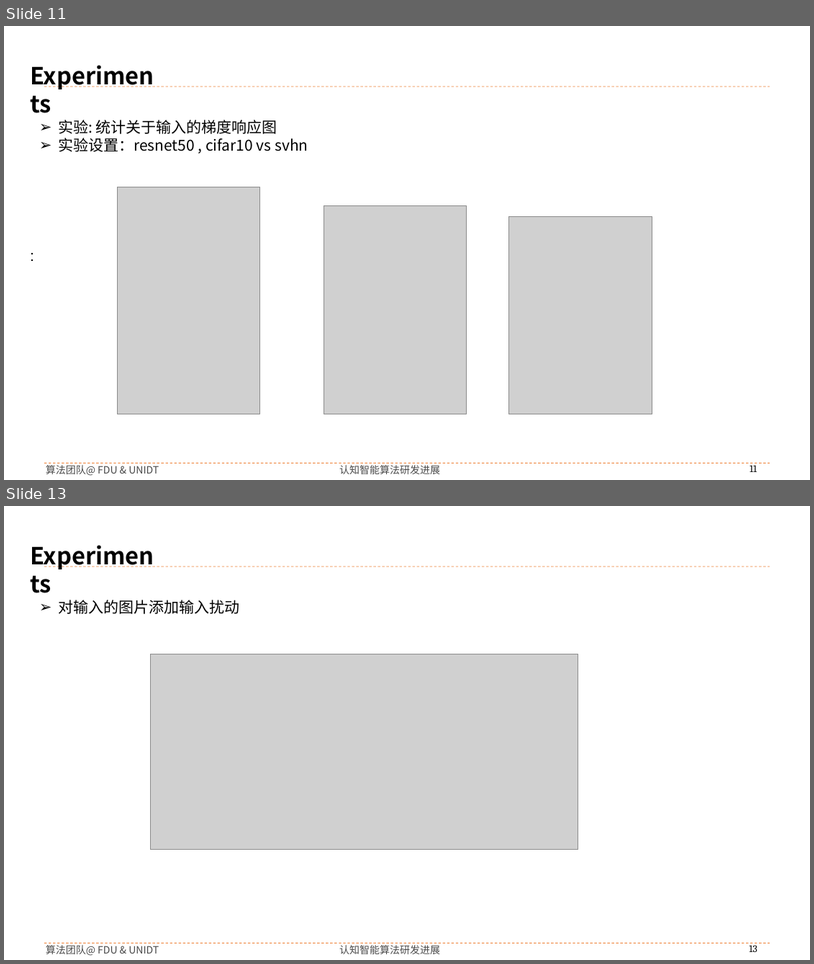
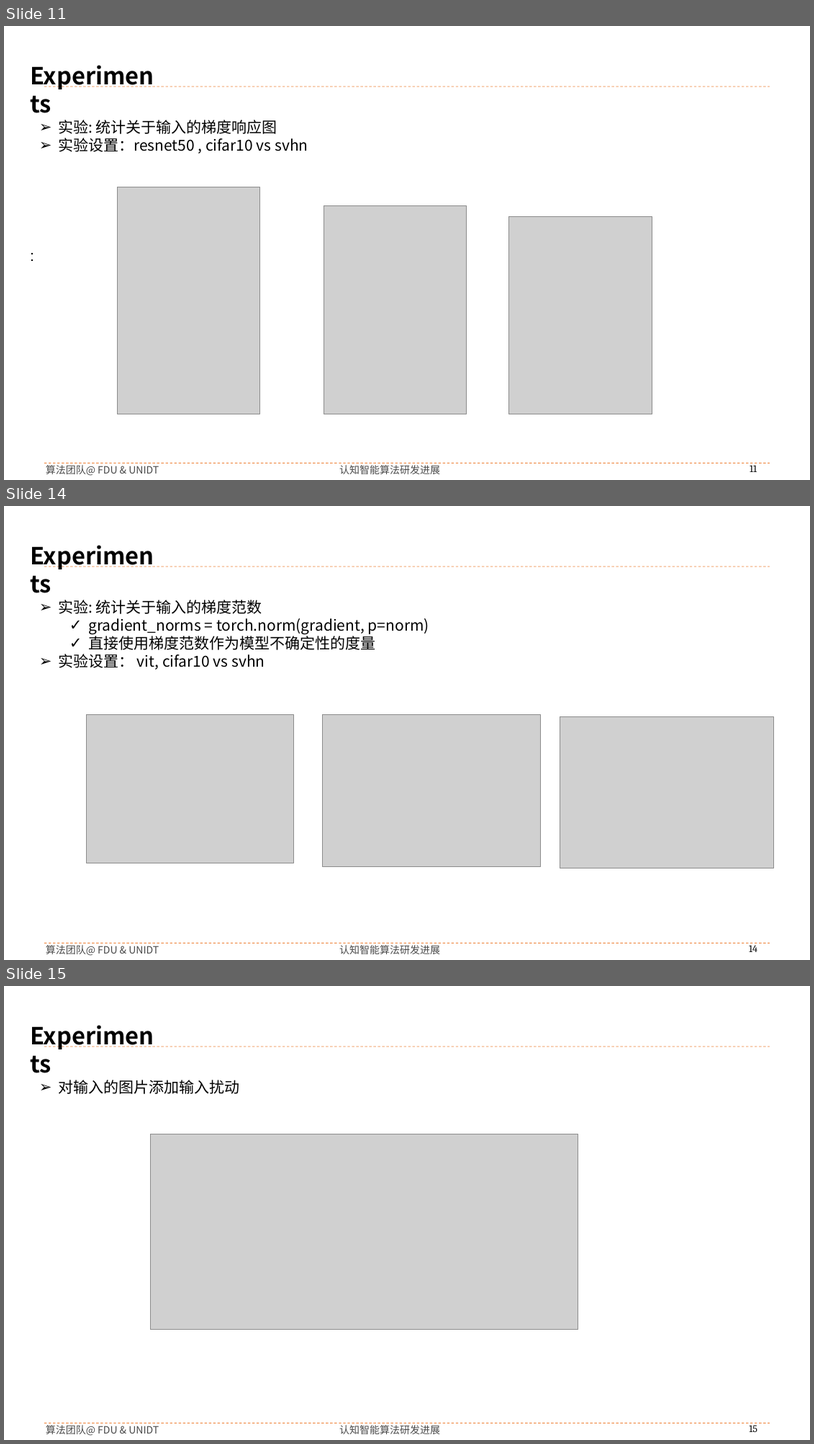
Before and after one commit to buyizhiyou/YYMUncertainty, a slide deck: pre/2024-06-21汇报.pptx. Shown one above the other, each under a label of ours: slides 11 and 13 before the commit, slides 11, 14 and 15 after it; the slides between them are not shown. The pictures are 814x964 and 814x1444 pixels, drawn with LibreOffice and Linux fonts; fonts in the diff are those of the drawing; grey boxes stand for pictures; background and template pictures are left out. Boxes give left, top, right and bottom in pixels: in the first picture for what was removed or moved away, otherwise in the second. Text is boxed around its words. In the diff, an @@ line names an element or a change of style, - is before the commit and + after.

```diff
--- a/pre/2024-06-21汇报.pptx
+++ b/pre/2024-06-21汇报.pptx
@@ slide 14 added at [4, 506, 810, 960], background #FFFFFF; not listed: 5 template elements that a slide beside it also shows @@
@@ text added at [24, 538, 165, 572], 28 pt, text #000000, bold @@
+Experiments
@@ text added at [58, 600, 430, 669], 18 pt, text #000000 @@
+➢ 实验: 统计关于输入的梯度范数
+  ✓ gradient_norms = torch.norm(gradient, p=norm)
+  ✓ 直接使用梯度范数作为模型不确定性的度量
+➢ 实验设置： vit, cifar10 vs svhn
@@ picture added at [86, 715, 293, 864] @@
@@ picture added at [322, 715, 540, 867] @@
@@ picture added at [561, 717, 774, 867] @@
@@ what was slide 13 is now slide 15 @@
@@ page number at [749, 1422, 758, 1432]: text changed @@
-13
+15
```
Also in this commit, not shown: 3 slides changed, 5 other slides added, 57 other files.
